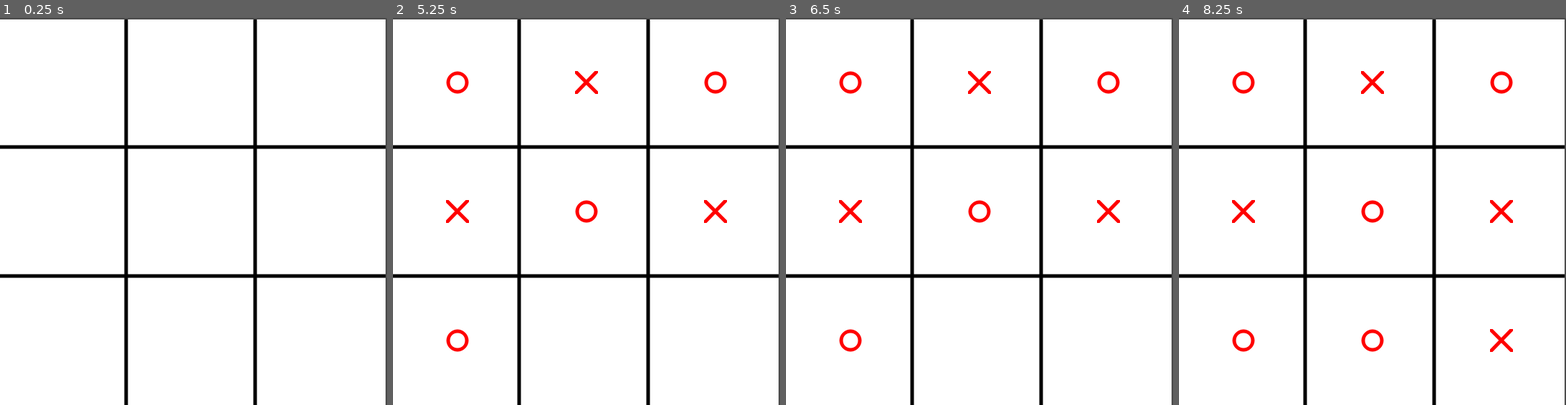
Above: before the commit, frames 1-4 (left to right).
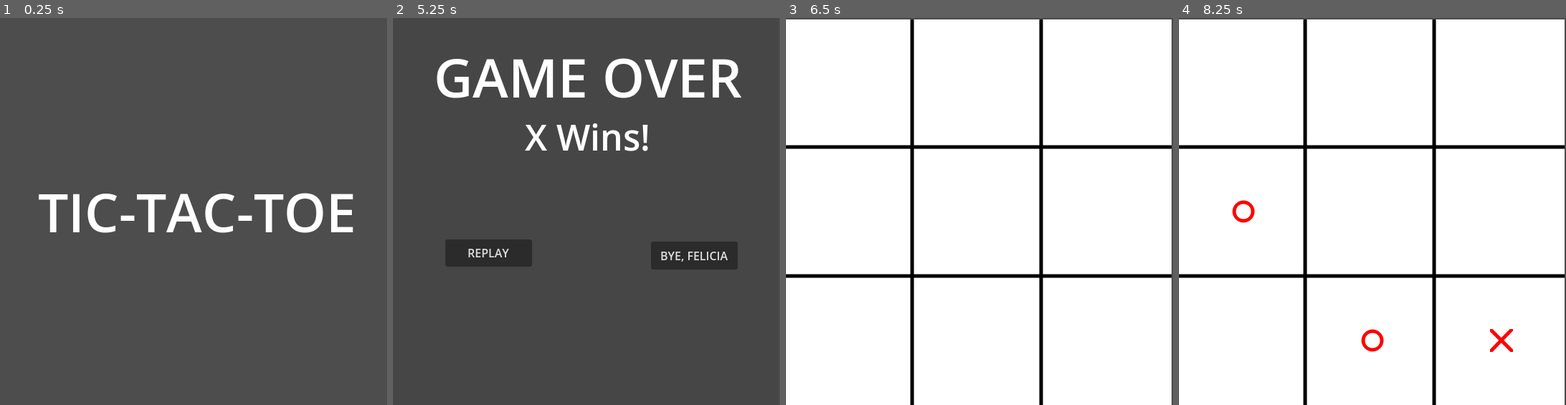
Above: after the commit, the same moments.

Repository: jdbeq/ttt
Game: Godot game, scene res://ttt.tscn
The game is run twice, just before and just after one commit, with the same random seed, the same clock (stepped at 60 frames per second) and the same inputs.
Inputs (mouse positions are in pixels of both pictures, inside the frame that each line leads up to):
- Up to frame 1 (0.25 s): no input
- Up to frame 2 (5.25 s): tap Enter at 0.5, 2, 3.5 s; move the mouse to (458, 83) at 0.52 s; click (458, 83) at 0.67 s; tap Space at 1.25, 2.75, 4.25 s; move the mouse to (586, 83) at 1.27 s; click (586, 83) at 1.42 s; move the mouse to (714, 83) at 2.02 s; click (714, 83) at 2.17 s; move the mouse to (458, 211) at 2.77 s; click (458, 211) at 2.92 s; move the mouse to (586, 211) at 3.52 s; click (586, 211) at 3.67 s; move the mouse to (714, 211) at 4.27 s; click (714, 211) at 4.42 s; move the mouse to (458, 339) at 5.02 s; click (458, 339) at 5.17 s
- Up to frame 3 (6.5 s): click (882, 254) at 5.75 s, where only the run after the commit has a clickable "REPLAY"
- Up to frame 4 (8.25 s): move the mouse to (1372, 339) at 6.52 s; click (1372, 339) at 6.67 s; move the mouse to (1500, 339) at 7.27 s; click (1500, 339) at 7.42 s; move the mouse to (1295, 230) at 8.02 s; click (1295, 230) at 8.17 s

The runs differ from the first frame. In frame 1, 97% of the frame differs, in the area x 0-100%, y 0-100%; in frame 2, 96%; in frame 3, 1.1%; in frame 4, 1.2%.

Commit message:
Added global singleton to manage changing scenes.

Diff:
--- /dev/null
+++ b/game_over_screen.gd
@@ -0,0 +1,15 @@
+extends Node2D
+
+# Called when the node enters the scene tree for the first time.
+func _ready() -> void:
+	pass # Replace with function body.
+
+# Called every frame. 'delta' is the elapsed time since the previous frame.
+func _process(delta: float) -> void:
+	pass
+
+func _on_button_pressed() -> void:
+	Global.goto_scene("res://play_field.tscn")
+
+func _on_button_2_pressed() -> void:
+	get_tree().quit()
--- a/game_over_screen.tscn
+++ b/game_over_screen.tscn
@@ -1,17 +1,40 @@
-[gd_scene load_steps=2 format=3 uid="uid://sju0fxillsjn"]
+[gd_scene load_steps=5 format=3 uid="uid://sju0fxillsjn"]
+
+[ext_resource type="Script" path="res://game_over_screen.gd" id="1_k6meo"]
+
+[sub_resource type="CanvasItemMaterial" id="CanvasItemMaterial_cgo6v"]
 
 [sub_resource type="Theme" id="Theme_dnc0e"]
 default_font_size = 75
 
+[sub_resource type="Theme" id="Theme_xbpfj"]
+default_font_size = 50
+
 [node name="GameOverScreen" type="Node2D"]
+material = SubResource("CanvasItemMaterial_cgo6v")
+script = ExtResource("1_k6meo")
+
+[node name="ColorRect" type="ColorRect" parent="."]
+offset_right = 538.0
+offset_bottom = 542.0
+color = Color(0.275091, 0.275091, 0.275091, 1)
 
 [node name="Label" type="Label" parent="."]
-offset_left = 59.0
-offset_top = 129.0
-offset_right = 489.0
-offset_bottom = 282.0
+offset_left = 57.0
+offset_top = 30.0
+offset_right = 487.0
+offset_bottom = 133.0
 theme = SubResource("Theme_dnc0e")
 text = "GAME OVER"
+
+[node name="Label2" type="Label" parent="."]
+offset_left = 141.0
+offset_top = 131.0
+offset_right = 403.0
+offset_bottom = 200.0
+theme = SubResource("Theme_xbpfj")
+horizontal_alignment = 1
+vertical_alignment = 1
 
 [node name="Button" type="Button" parent="."]
 offset_left = 73.0
@@ -26,3 +49,6 @@
 offset_right = 481.0
 offset_bottom = 351.0
 text = "BYE, FELICIA"
+
+[connection signal="pressed" from="Button" to="." method="_on_button_pressed"]
+[connection signal="pressed" from="Button2" to="." method="_on_button_2_pressed"]
--- /dev/null
+++ b/global.gd
@@ -0,0 +1,19 @@
+extends Node
+
+var current_scene = null
+
+func _ready():
+	var root = get_tree().root
+	current_scene = root.get_child(-1)
+
+func goto_scene(path):
+	_deferred_goto_scene.call_deferred(path)
+
+func _deferred_goto_scene(path):
+	current_scene.free()
+	var s = ResourceLoader.load(path)
+	current_scene = s.instantiate()
+	get_tree().root.add_child(current_scene)
+
+	# Makes it compatible with the SceneTree.change_scene_to_file().
+	#get_tree().current_scene = current_scene
--- a/play_field.gd
+++ b/play_field.gd
@@ -21,39 +21,48 @@
 var move_count = 0
 
 # 1 for Player 1 (X) and -1 for Player 2 (O)
-var turn = 1
+var turn = -1
 
+# Checks to see if game isn't a draw.
+# Places piece
 func place_piece(pos, place) -> void:
-	# Check if game has not ended in a draw.
-	if move_count == 8:
-		print("DRAW")
-		game_over.emit()
-
 	print(active_player[turn], "'s Move...")
 
 	# Check if square is available.
 	if board[place-1] != 0:
 		print("Invalid Move")
+		return
 	else:
 		# Creates instance of piece and places it in center of square.
-		# Marks position in board array with appropriate state.
-		if turn < 0:
+		# Marks position in board array.  Checks to see if move resulted
+		# in victory or draw.
+		if turn > 0:
 			var new_piece = Piece_X.instantiate()
 			new_piece.position = pos
 			add_child(new_piece)
 			board[place -1 ] = turn
+			check_for_draw()
+			check_for_win()
 		else:
 			var new_piece = Piece_O.instantiate()
 			new_piece.position = pos
 			add_child(new_piece)
 			board[place -1 ] = turn
+			check_for_draw()
+			check_for_win()
 
-	check_for_win()
 	move_count = move_count + 1
 
 	print("Move Count: ", move_count)
 	# Switch active player
 	turn *= -1
+
+func check_for_draw() -> void:
+	# Check if game has ended in a draw.
+	if move_count == 8:
+		$GameOverScreen/Label2.text = "It's a Draw!"
+		$GameOverScreen.show()
+
 
 func check_for_win() -> void:
 	for i in 8:
@@ -62,55 +71,46 @@
 				if i != j and j != k and k != i:
 					if board[i] == turn and board[j] == turn and board[k] == turn:
 						if magic_grid[i] + magic_grid[j] + magic_grid[k] == 15:
-							print(turn, " Wins!")
-							game_over.emit()
+							$GameOverScreen/Label2.text = active_player[turn] + " Wins!"
+							$GameOverScreen.show()
 							return
 
 # Called when the node enters the scene tree for the first time.
 func _ready() -> void:
-	pass # Replace with function body.
+	pass
 
 func _on_square_1_input_event(viewport: Node, event: InputEvent, shape_idx: int) -> void:
 	if (event is InputEventMouseButton && event.pressed):
-		print("1")
 		place_piece($Square_1.position, 1)
 
 func _on_square_2_input_event(viewport: Node, event: InputEvent, shape_idx: int) -> void:
 	if (event is InputEventMouseButton && event.pressed):
-		print('2')
 		place_piece($Square_2.position,2)
 
 func _on_square_3_input_event(viewport: Node, event: InputEvent, shape_idx: int) -> void:
 	if (event is InputEventMouseButton && event.pressed):
-		print('3')
 		place_piece($Square_3.position,3)
 
 func _on_square_4_input_event(viewport: Node, event: InputEvent, shape_idx: int) -> void:
 	if (event is InputEventMouseButton && event.pressed):
-		print('4')
 		place_piece($Square_4.position,4)
 
 func _on_square_5_input_event(viewport: Node, event: InputEvent, shape_idx: int) -> void:
 	if (event is InputEventMouseButton && event.pressed):
-		print('5')
 		place_piece($Square_5.position,5)
 
 func _on_square_6_input_event(viewport: Node, event: InputEvent, shape_idx: int) -> void:
 	if (event is InputEventMouseButton && event.pressed):
-		print('6')
 		place_piece($Square_6.position,6)
 
 func _on_square_7_input_event(viewport: Node, event: InputEvent, shape_idx: int) -> void:
 	if (event is InputEventMouseButton && event.pressed):
-		print('7')
 		place_piece($Square_7.position,7)
 
 func _on_square_8_input_event(viewport: Node, event: InputEvent, shape_idx: int) -> void:
 	if (event is InputEventMouseButton && event.pressed):
-		print('8')
 		place_piece($Square_8.position,8)
 
 func _on_square_9_input_event(viewport: Node, event: InputEvent, shape_idx: int) -> void:
 	if (event is InputEventMouseButton && event.pressed):
-		print('9')
 		place_piece($Square_9.position,9)
--- a/play_field.tscn
+++ b/play_field.tscn
@@ -1,7 +1,8 @@
-[gd_scene load_steps=12 format=3 uid="uid://bg0ua34f33ge8"]
+[gd_scene load_steps=13 format=3 uid="uid://bg0ua34f33ge8"]
 
 [ext_resource type="Script" path="res://play_field.gd" id="1_hnwa6"]
 [ext_resource type="Texture2D" uid="uid://drd20ap0voomv" path="res://board.png" id="2_xwxci"]
+[ext_resource type="PackedScene" uid="uid://sju0fxillsjn" path="res://game_over_screen.tscn" id="3_2m36t"]
 
 [sub_resource type="RectangleShape2D" id="RectangleShape2D_o3jvx"]
 
@@ -91,6 +92,10 @@
 scale = Vector2(9, 9)
 shape = SubResource("RectangleShape2D_jhwlt")
 
+[node name="GameOverScreen" parent="." instance=ExtResource("3_2m36t")]
+visible = false
+z_index = 1
+
 [connection signal="input_event" from="Square_1" to="." method="_on_square_1_input_event"]
 [connection signal="input_event" from="Square_2" to="." method="_on_square_2_input_event"]
 [connection signal="input_event" from="Square_3" to="." method="_on_square_3_input_event"]
--- a/project.godot
+++ b/project.godot
@@ -15,6 +15,10 @@
 config/features=PackedStringArray("4.3", "GL Compatibility")
 config/icon="res://icon.svg"
 
+[autoload]
+
+Global="*res://global.gd"
+
 [display]
 
 window/size/viewport_width=540
--- /dev/null
+++ b/start_screen.gd
@@ -0,0 +1,4 @@
+extends Node2D
+
+func _on_timer_timeout() -> void:
+	Global.goto_scene("res://play_field.tscn")
--- a/start_screen.tscn
+++ b/start_screen.tscn
@@ -1,9 +1,12 @@
-[gd_scene load_steps=2 format=3 uid="uid://ctj6n1xdt8sos"]
+[gd_scene load_steps=3 format=3 uid="uid://ctj6n1xdt8sos"]
+
+[ext_resource type="Script" path="res://start_screen.gd" id="1_vthgc"]
 
 [sub_resource type="Theme" id="Theme_5sioe"]
 default_font_size = 75
 
 [node name="StartScreen" type="Node2D"]
+script = ExtResource("1_vthgc")
 
 [node name="Title" type="Label" parent="."]
 offset_left = 53.0
@@ -14,3 +17,9 @@
 text = "TIC-TAC-TOE"
 horizontal_alignment = 1
 vertical_alignment = 1
+
+[node name="Timer" type="Timer" parent="."]
+one_shot = true
+autostart = true
+
+[connection signal="timeout" from="Timer" to="." method="_on_timer_timeout"]
--- a/ttt.gd
+++ b/ttt.gd
@@ -1,28 +1,11 @@
 extends Node
-var game_field = load("res://play_field.tscn")
-var start_screen = load("res://start_screen.tscn")
-var game_over = load("res://game_over_screen.tscn")
-
-func load_new_game() -> void:
-	var new_game = game_field.instantiate()
-	new_game.connect("game_over", _on_game_over)
-	add_child(new_game)
-
-func load_start_screen() -> void:
-	var new_start_screen = start_screen.instantiate()
-	add_child(new_start_screen)
-
-func load_game_over() -> void:
-	var new_game_over_screeb = game_over.instantiate()
-
-# Called when the node enters the scene tree for the first time.
-func _ready() -> void:
-	load_new_game()
-
-# Called every frame. 'delta' is the elapsed time since the previous frame.
-func _process(delta: float) -> void:
-	pass
 
 
+func _ready() -> void:
+	Global.goto_scene("res://start_screen.tscn")
+
+func _on_replay() -> void:
+	print("STARTING OVER...")
+
 func _on_game_over() -> void:
-	print("Restart...")
+	print("Game Over...")
